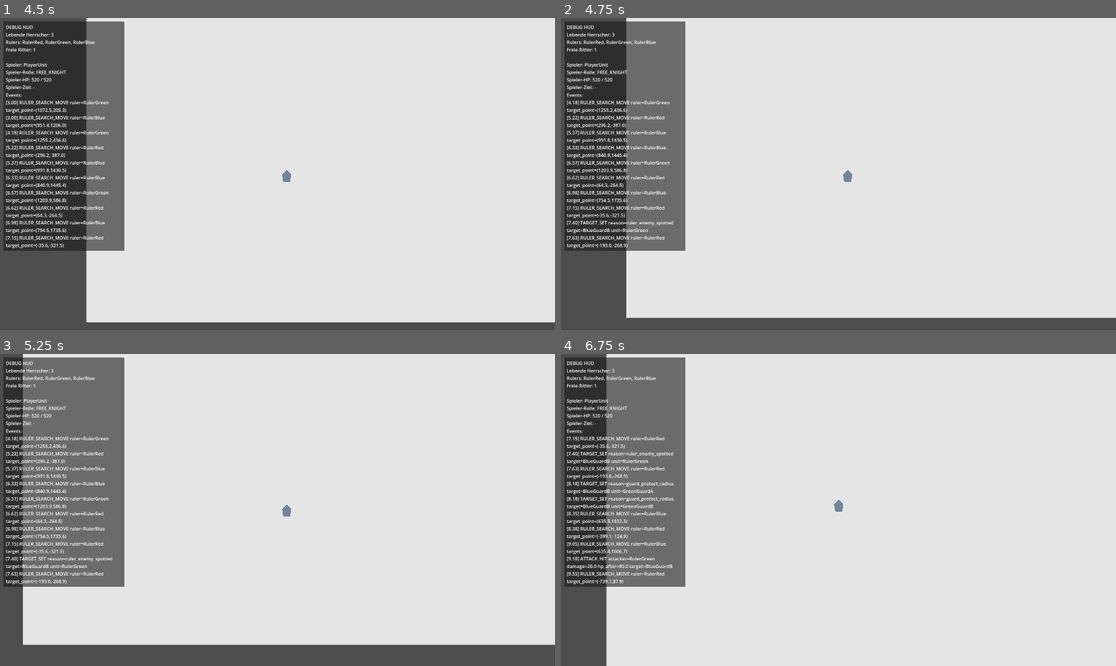
Above: before the commit, frames 1-4 (two rows, left to right).
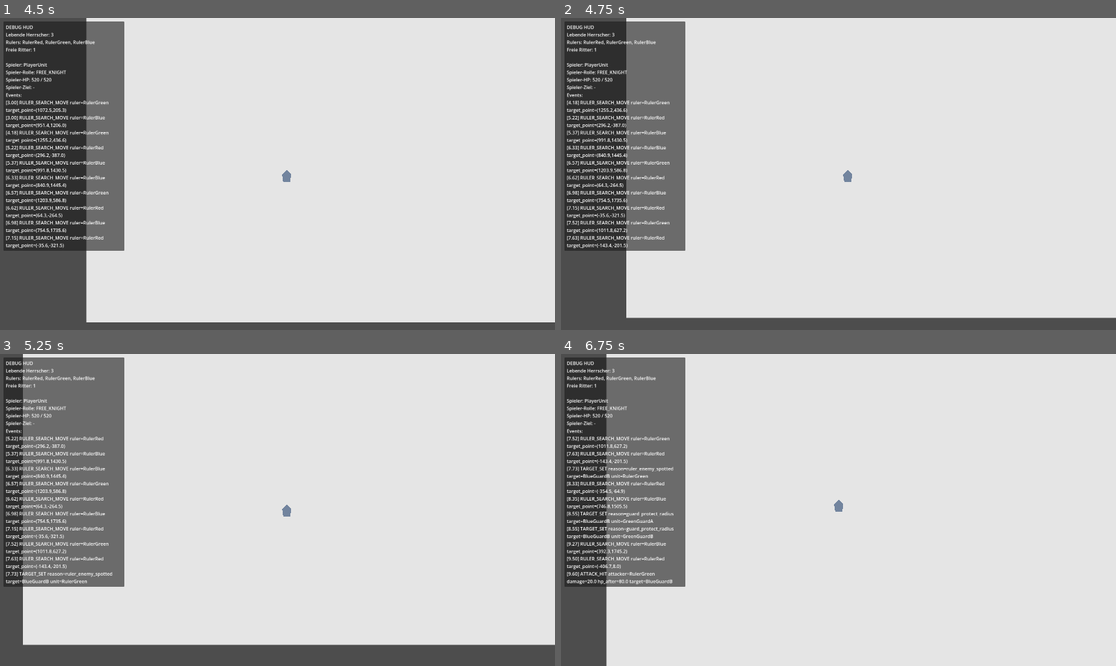
Above: after the commit, the same moments.

Repository: cblab/kingslayer
Game: Godot game, scene res://scenes/Main.tscn
Two runs of this game, one before a commit and one after it. Both use one fixed random seed, a clock stepped at 60 frames per second and the inputs below.
Inputs (mouse positions are in pixels of both pictures, inside the frame that each line leads up to):
- Up to frame 1 (4.5 s): tap Enter at 0.5 s; move the mouse to (399, 158) at 0.52 s; click (399, 158) at 0.67 s; move the mouse to (166, 189) at 1.27 s; click (166, 189) at 1.42 s; move the mouse to (333, 105) at 2.02 s; click (333, 105) at 2.17 s; move the mouse to (249, 236) at 2.77 s; click (249, 236) at 2.92 s; move the mouse to (444, 220) at 3.52 s; click (444, 220) at 3.67 s; move the mouse to (111, 127) at 4.27 s; click (111, 127) at 4.42 s
- Up to frame 2 (4.75 s): no input
- Up to frame 3 (5.25 s): move the mouse to (305, 510) at 5.02 s; click (305, 510) at 5.17 s
- Up to frame 4 (6.75 s): move the mouse to (755, 432) at 5.77 s; click (755, 432) at 5.92 s; move the mouse to (960, 494) at 6.52 s; click (960, 494) at 6.67 s

Frame 1 is identical in both runs. In frame 2, 0.2% of the frame differs, in the area x 2-21%, y 65-74%; in frame 3, 0.8%; in frame 4, 2.0%, in the area x 1-21%, y 26-74%.

Commit message:
Smooth royal guard idle escort follow behavior

Diff:
--- a/scripts/units/unit.gd
+++ b/scripts/units/unit.gd
@@ -71,6 +71,9 @@
 var _last_valid_ruler_search_point: Vector2 = Vector2.ZERO
 var _next_search_retry_time: float = 0.0
 var _search_goal_invalid_logged: bool = false
+var _guard_follow_reacquire_cooldown: float = 0.0
+var _last_guard_follow_point: Vector2 = Vector2.INF
+var _guard_follow_close_enough: bool = false
 
 const _HIT_SOUNDS: Array[AudioStream] = [
 	preload("res://scripts/sound/sword_clash_1.mp3"),
@@ -82,6 +85,10 @@
 const _RULER_SEARCH_MIN_TARGET_DISTANCE: float = 96.0
 const _RULER_SEARCH_GOAL_DUPLICATE_EPSILON: float = 12.0
 const SEARCH_RETRY_COOLDOWN := 1.0
+const _GUARD_FOLLOW_REACQUIRE_INTERVAL: float = 0.20
+const _GUARD_FOLLOW_REACQUIRE_DISTANCE: float = 70.0
+const _GUARD_FOLLOW_CLOSE_ENOUGH_DISTANCE: float = 28.0
+const _GUARD_FOLLOW_POINT_MOVE_THRESHOLD: float = 24.0
 
 
 @onready var _visual: Polygon2D = $Visual
@@ -240,6 +247,9 @@
 	role = UnitRole.ROYAL_GUARD
 	ruler_path = get_path_to(ruler)
 	guard_slot_index = slot_index
+	_guard_follow_reacquire_cooldown = 0.0
+	_last_guard_follow_point = Vector2.INF
+	_guard_follow_close_enough = false
 	faction_id = ruler.faction_id
 	kingdom_id = ruler.kingdom_id
 	team_id = ruler.team_id
@@ -250,6 +260,9 @@
 	_attack_target = null
 	_path = PackedVector2Array()
 	_path_index = 0
+	_guard_follow_reacquire_cooldown = 0.0
+	_last_guard_follow_point = Vector2.INF
+	_guard_follow_close_enough = false
 	set_role(UnitRole.FREE_KNIGHT)
 	reset_free_knight_identity()
 	ruler_path = NodePath()
@@ -290,6 +303,9 @@
 func _process_guard_logic(delta: float) -> void:
 	var ruler := _get_ruler()
 	if ruler == null:
+		_log_event("GUARD_LOST_RULER_REF", {
+			"guard": name,
+		})
 		clear_guard_assignment()
 		velocity = Vector2.ZERO
 		move_and_slide()
@@ -312,17 +328,7 @@
 			_process_attack_target(delta)
 			return
 
-	var hold_position := _get_guard_hold_position(ruler)
-	if global_position.distance_to(hold_position) <= guard_return_distance:
-		velocity = Vector2.ZERO
-		move_and_slide()
-		return
-
-	_repath_cooldown -= delta
-	if _repath_cooldown <= 0.0:
-		_repath_to(hold_position)
-		_repath_cooldown = 0.35
-	_follow_current_path()
+	_process_guard_follow(delta, ruler)
 
 func _resolve_initial_max_hp() -> float:
 	if is_player_controlled:
@@ -343,6 +349,43 @@
 	var angle := PI * 0.5 * float(guard_slot_index)
 	var offset := Vector2.RIGHT.rotated(angle) * guard_hold_radius
 	return ruler.global_position + offset
+
+func _get_guard_follow_point_for_ruler(ruler: Unit) -> Vector2:
+	return _get_guard_hold_position(ruler)
+
+func _process_guard_follow(delta: float, ruler: Unit) -> void:
+	if role != UnitRole.ROYAL_GUARD or _attack_target != null or _disband_cooldown_active:
+		return
+
+	var follow_point := _get_guard_follow_point_for_ruler(ruler)
+	var distance_to_follow_point := global_position.distance_to(follow_point)
+	if distance_to_follow_point < _GUARD_FOLLOW_CLOSE_ENOUGH_DISTANCE:
+		_guard_follow_close_enough = true
+	elif distance_to_follow_point > _GUARD_FOLLOW_REACQUIRE_DISTANCE:
+		_guard_follow_close_enough = false
+
+	_guard_follow_reacquire_cooldown = maxf(0.0, _guard_follow_reacquire_cooldown - delta)
+	var should_reacquire := false
+	if _guard_follow_reacquire_cooldown <= 0.0:
+		var has_last_follow_point := _last_guard_follow_point != Vector2.INF
+		var follow_point_shift := INF
+		if has_last_follow_point:
+			follow_point_shift = follow_point.distance_to(_last_guard_follow_point)
+		should_reacquire = not has_last_follow_point \
+			or distance_to_follow_point > _GUARD_FOLLOW_REACQUIRE_DISTANCE \
+			or follow_point_shift > _GUARD_FOLLOW_POINT_MOVE_THRESHOLD
+
+	if should_reacquire and not _guard_follow_close_enough:
+		_repath_to(follow_point)
+		_last_guard_follow_point = follow_point
+		_guard_follow_reacquire_cooldown = _GUARD_FOLLOW_REACQUIRE_INTERVAL
+
+	if _guard_follow_close_enough and _path_index >= _path.size():
+		velocity = Vector2.ZERO
+		move_and_slide()
+		return
+
+	_follow_current_path()
 
 func _apply_role_visuals() -> void:
 	if _visual == null:
@@ -744,3 +787,6 @@
 	_ruler_search_stuck_timer = 0.0
 	_last_search_distance = INF
 	_guard_return_logged = false
+	_guard_follow_reacquire_cooldown = 0.0
+	_last_guard_follow_point = Vector2.INF
+	_guard_follow_close_enough = false
